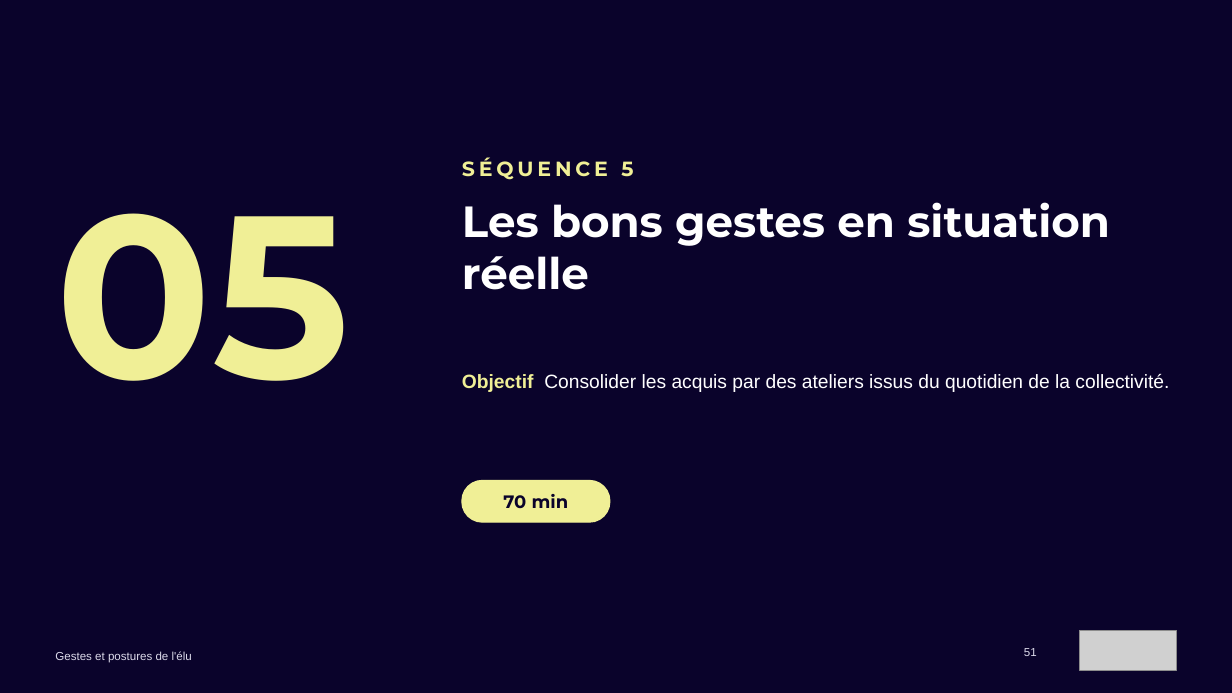
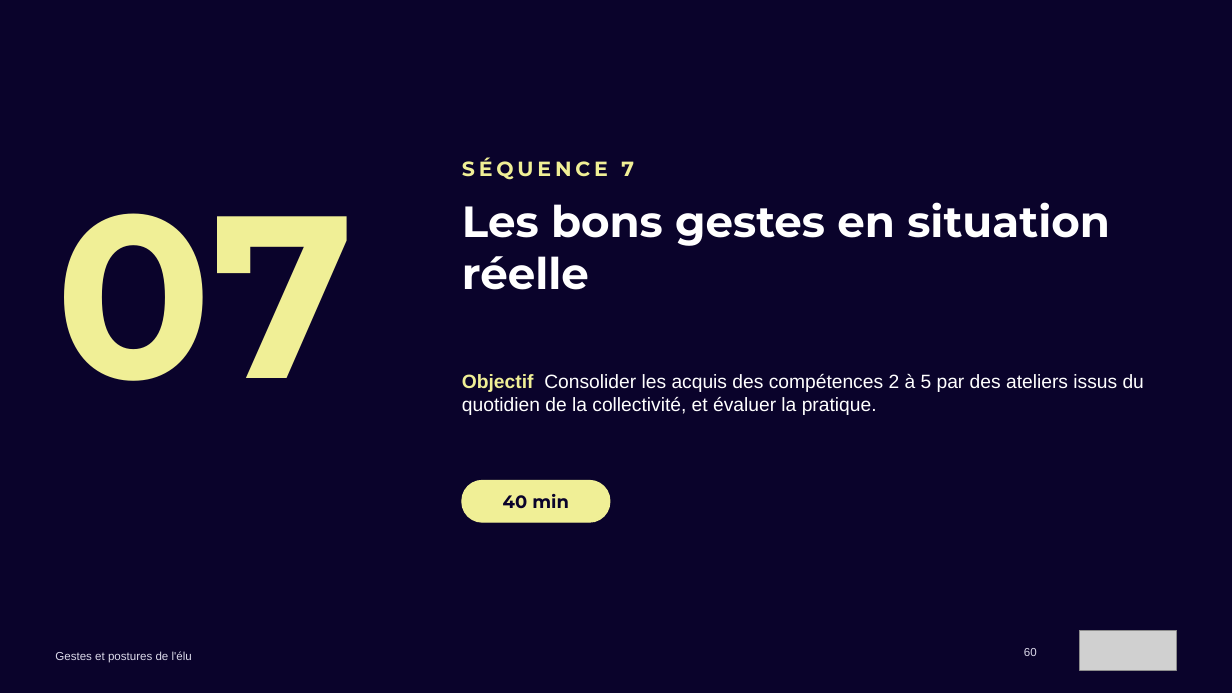
Before and after one commit to maxencedruellefourniez-prog/jefferco-pellets-prospects, a slide deck: slide 60 of formations/Formation_Gestes_et_postures_de_l_elu_ENMA.pptx (slide 51 before the commit). Drawn at 1232x693 pixels with LibreOffice and Linux fonts; fonts in the diff are those of the drawing; grey boxes stand for pictures. Boxes give left, top, right and bottom in pixels: in the first picture for what was removed or moved away, otherwise in the second. Text is boxed around its words. In the diff, an @@ line names an element or a change of style, - is before the commit and + after.

```diff
--- a/formations/Formation_Gestes_et_postures_de_l_elu_ENMA.pptx
+++ b/formations/Formation_Gestes_et_postures_de_l_elu_ENMA.pptx
@@ text at bbox=[462, 157, 634, 180]: text changed @@
-SÉQUENCE 5
+SÉQUENCE 7
@@ text at bbox=[55, 213, 354, 381]: text changed @@
-05
+07
@@ text at bbox=[462, 374, 1144, 415]: text changed @@
-Objectif Consolider les acquis par des ateliers issus du quotidien de la collectivité.
+Objectif Consolider les acquis des compétences 2 à 5 par des ateliers issus du quotidien de la collectivité, et évaluer la pratique.
@@ text at bbox=[503, 494, 569, 508]: text changed @@
-70 min
+40 min
@@ page number at bbox=[1024, 648, 1037, 656]: text changed @@
-51
+60
```
Also in this commit, not shown: 43 other slides changed, 10 slides added, 1 other file.
